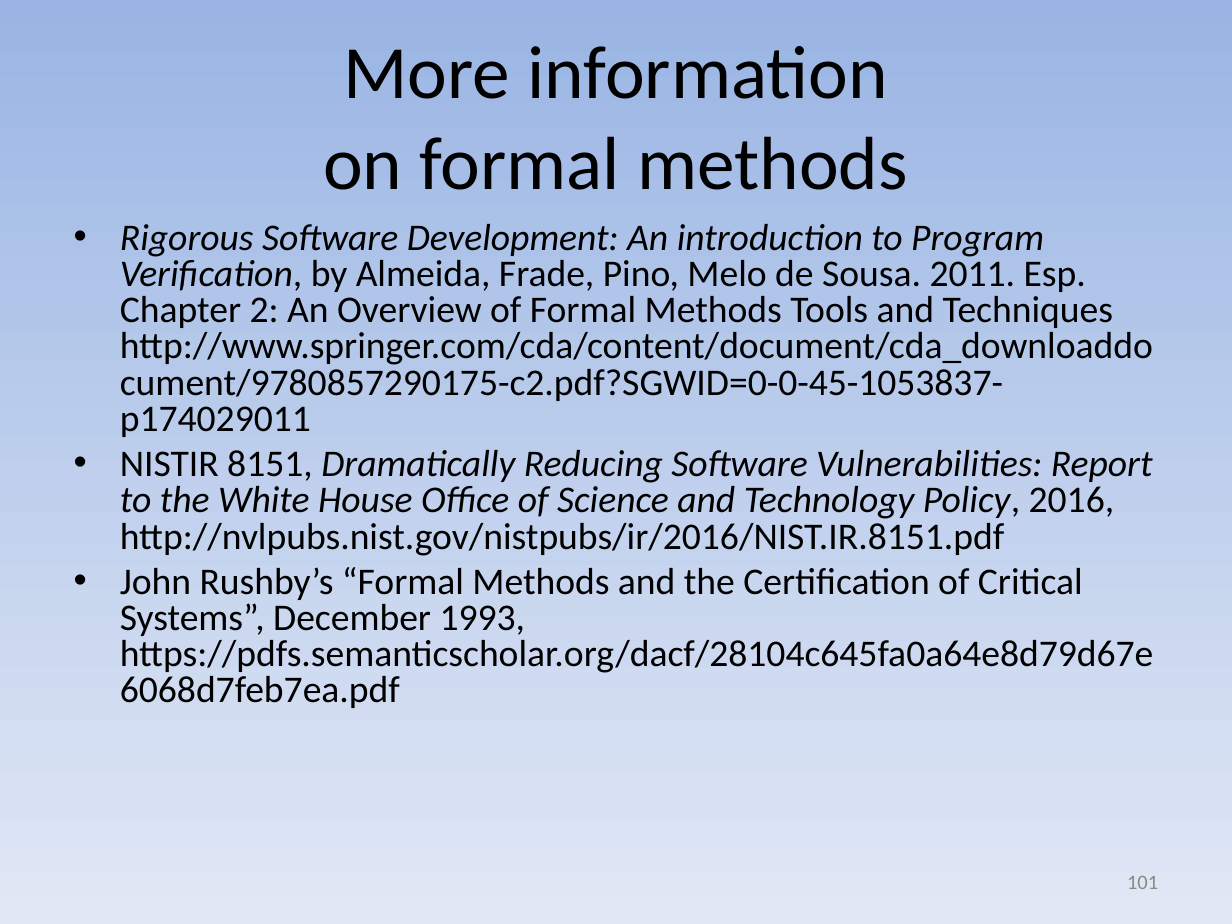
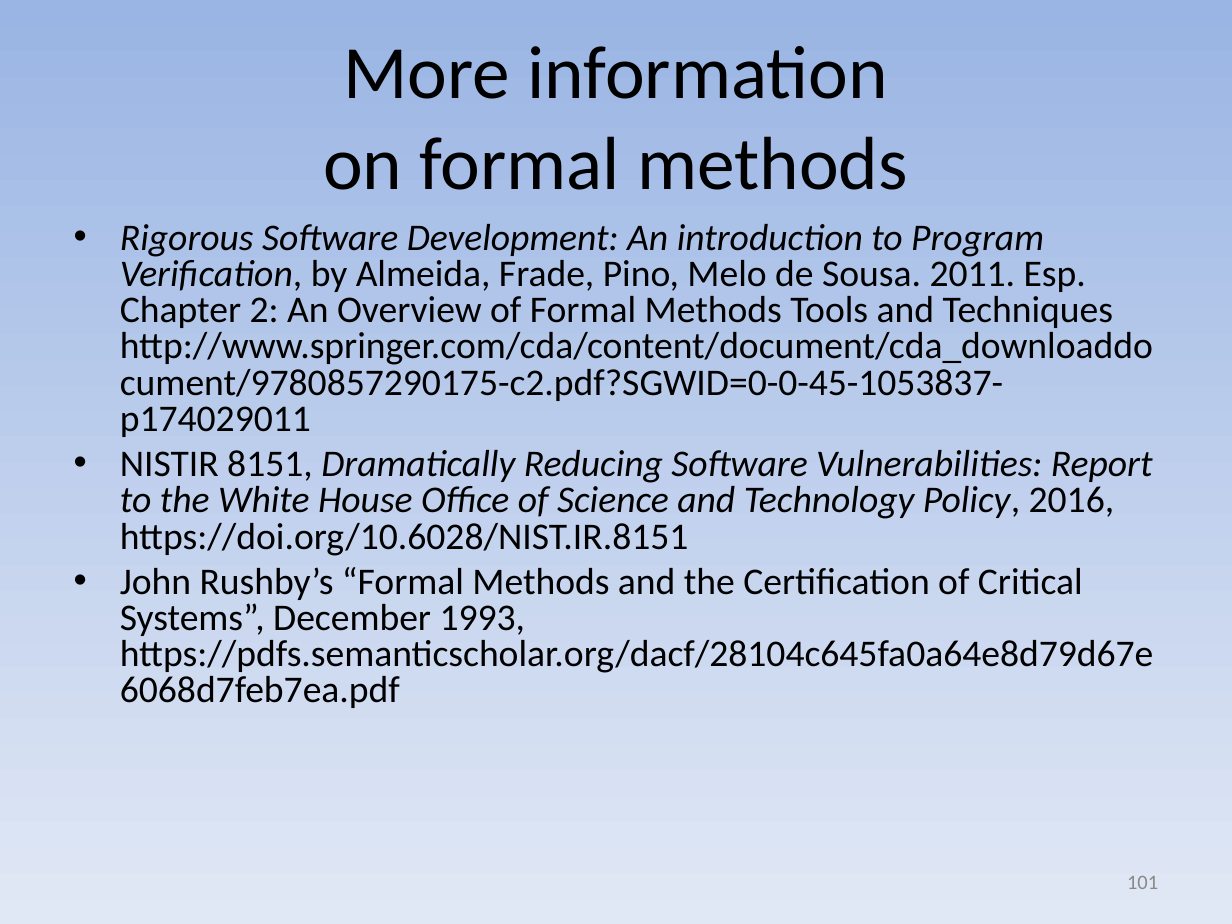
Before and after one commit to david-a-wheeler/david-a-wheeler.github.io, a slide deck: slide 101 of secure-class/presentations/Secure-Software-10-Formal-Methods.ppt. Drawn at 1232x924 pixels with LibreOffice and Linux fonts; fonts in the diff are those of the drawing. Boxes give left, top, right and bottom in pixels: in the first picture for what was removed or moved away, otherwise in the second. Text is boxed around its words. In the diff, an @@ line names an element or a change of style, - is before the commit and + after.

```diff
--- a/secure-class/presentations/Secure-Software-10-Formal-Methods.ppt
+++ b/secure-class/presentations/Secure-Software-10-Formal-Methods.ppt
@@ text at box(120, 450, 1153, 556): text changed @@
-• NISTIR 8151, Dramatically Reducing Software Vulnerabilities: Report to the White House Office of Science and Technology Policy, 2016, http://nvlpubs.nist.gov/nistpubs/ir/2016/NIST.IR.8151.pdf
+• NISTIR 8151, Dramatically Reducing Software Vulnerabilities: Report to the White House Office of Science and Technology Policy, 2016, https://doi.org/10.6028/NIST.IR.8151
```
Also in this commit, not shown: 2 other slides changed.
